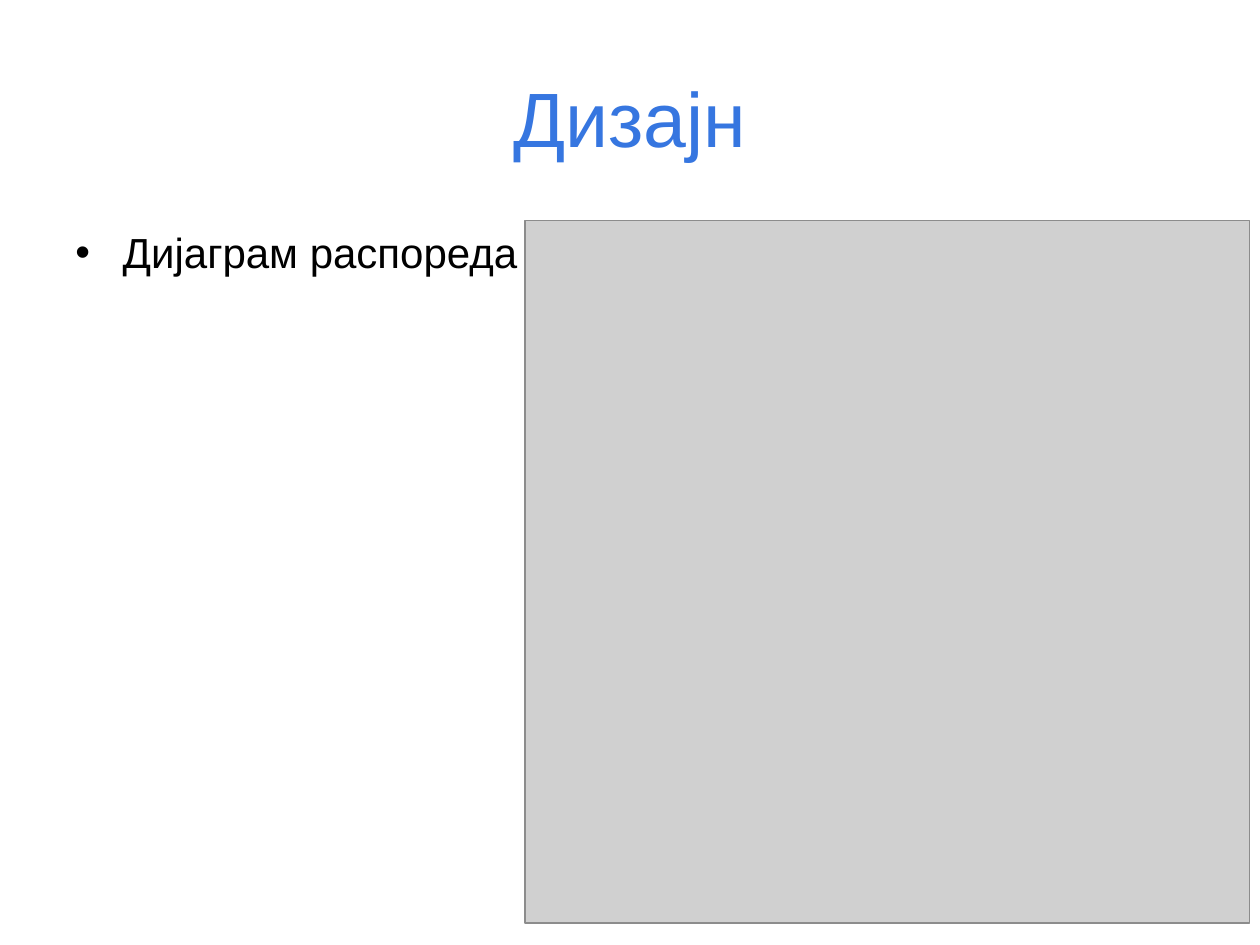
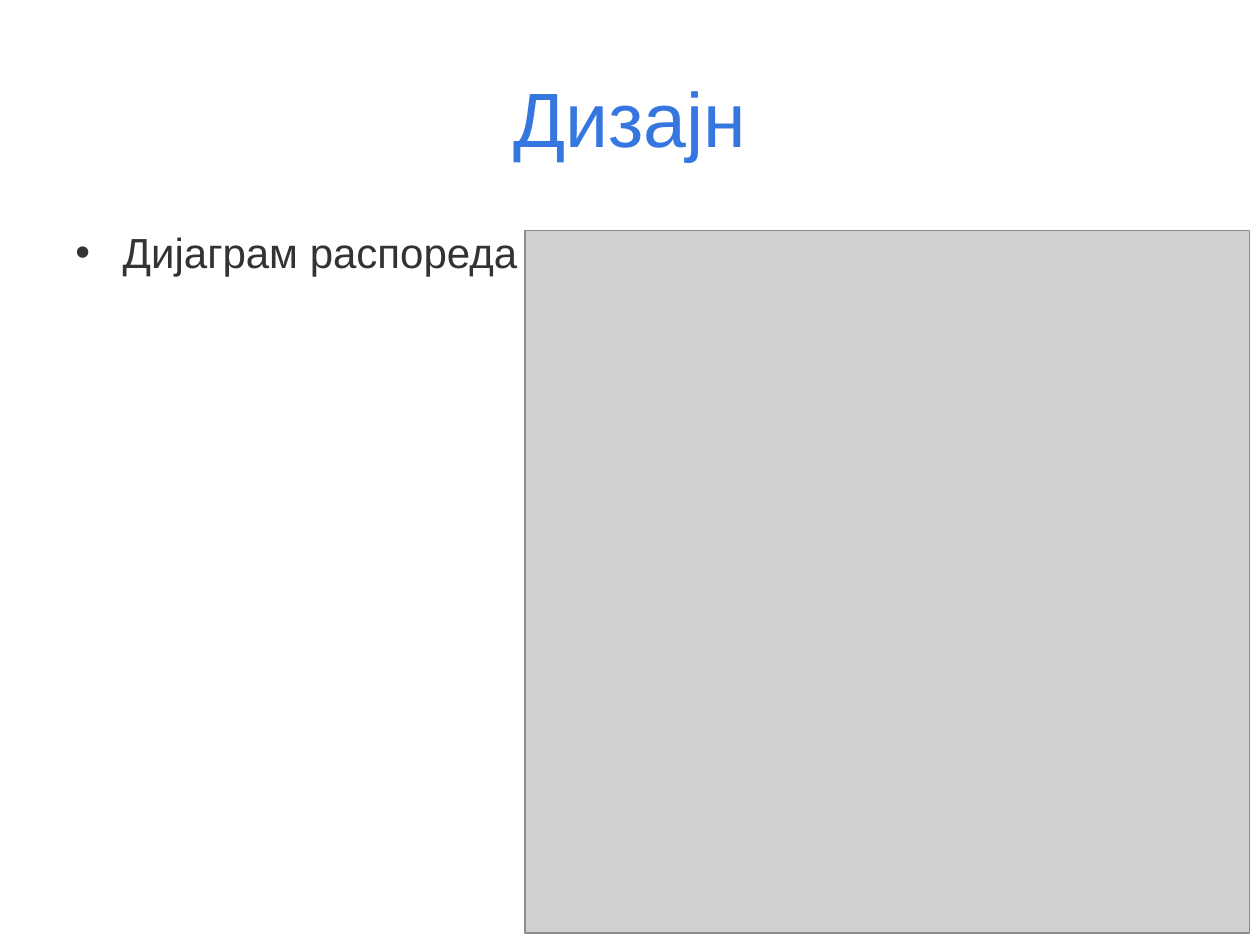
Before and after one commit to daleksic/master, a slide deck: slide 18 of prezentacija/Master rad-Dusko Aleksic.ppt. Drawn at 1260x945 pixels with LibreOffice and Linux fonts; fonts in the diff are those of the drawing; grey boxes stand for pictures. Boxes give left, top, right and bottom in pixels: in the first picture for what was removed or moved away, otherwise in the second. Text is boxed around its words. In the diff, an @@ line names an element or a change of style, - is before the commit and + after.

```diff
--- a/prezentacija/Master rad-Dusko Aleksic.ppt
+++ b/prezentacija/Master rad-Dusko Aleksic.ppt
@@ text "Дијаграм распореда" at bbox=[123, 237, 517, 277]: text colour #000000 to #333333; bullet colour #000000 to #333333 @@
@@ picture: place and size @@
-picture at bbox=[525, 220, 1250, 924]
+picture at bbox=[525, 231, 1250, 932]
```
Also in this commit, not shown: 2 other slides changed, 16 slides added, 1 slide removed.
